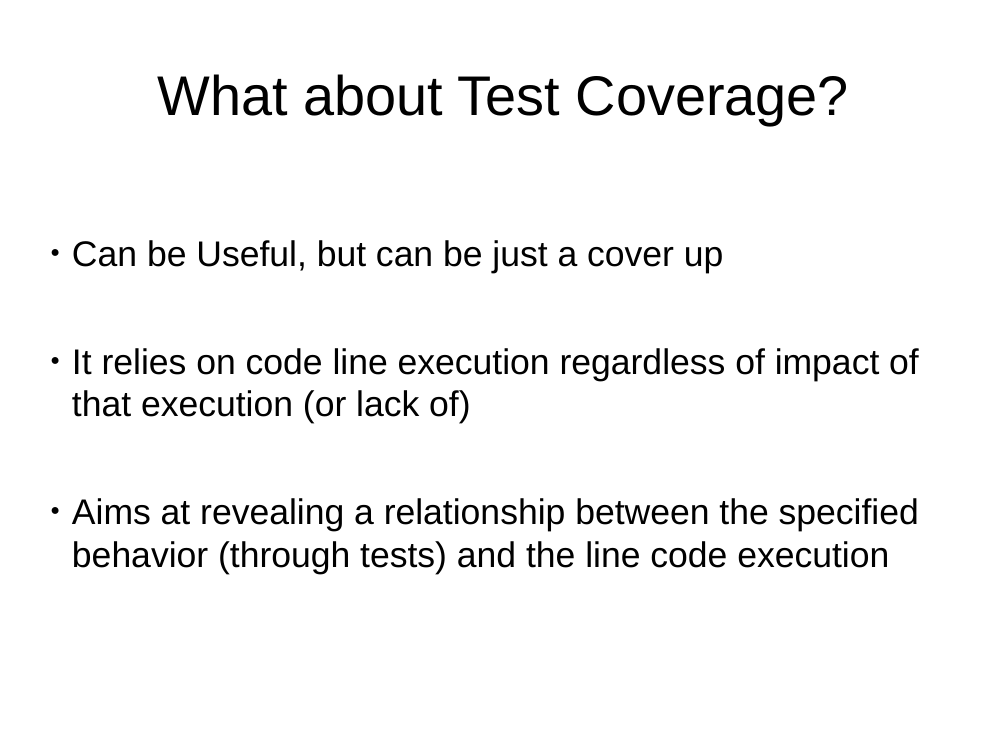
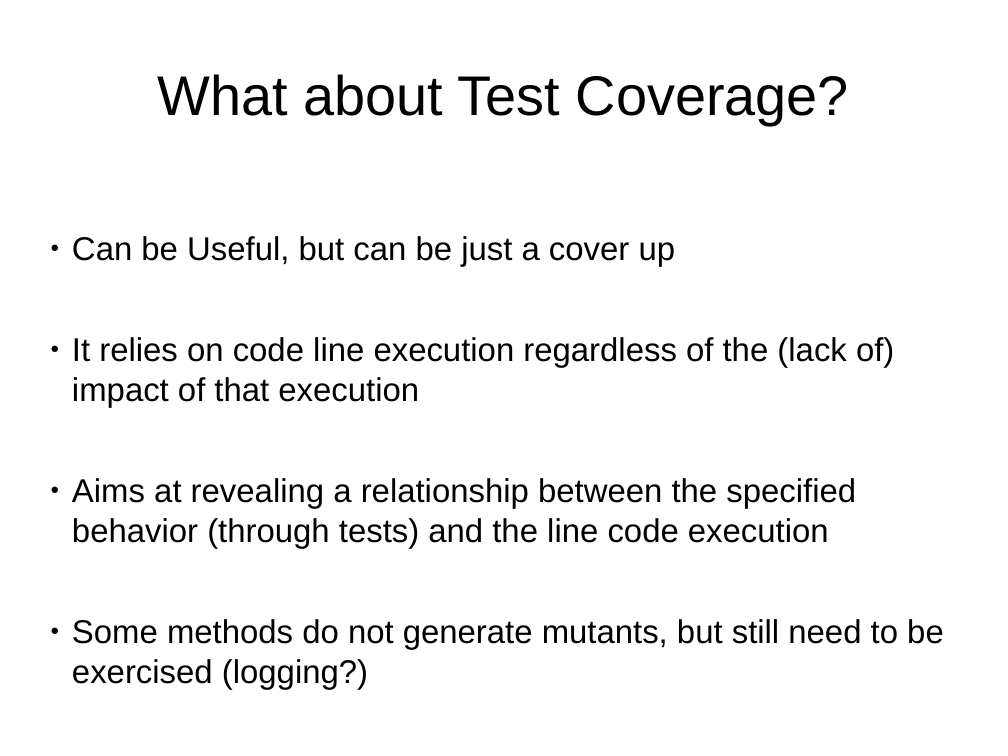
Before and after one commit to wesamhaboush/mutation-testing, a slide deck: slide 9 of pres.odp (slide 4 before the commit). Drawn at 1008x756 pixels with LibreOffice and Linux fonts; fonts in the diff are those of the drawing. Boxes give left, top, right and bottom in pixels: in the first picture for what was removed or moved away, otherwise in the second. Text is boxed around its words. In the diff, an @@ line names an element or a change of style, - is before the commit and + after.

```diff
--- a/pres.odp
+++ b/pres.odp
@@ text at <box>72,236,856,548</box>: size 28 to 25.9 pt in "Can be Useful, but can be just ...", "Aims at revealing a relationship between the ..." @@
@@ text at <box>72,337,894,408</box>: text changed; size 28 to 25.9 pt @@
-● It relies on code line execution regardless of impact of that execution (or lack of)
+● It relies on code line execution regardless of the (lack of) impact of that execution
@@ text at <box>72,619,944,689</box>: paragraph added @@
+● Some methods do not generate mutants, but still need to be exercised (logging?)
```
Also in this commit, not shown: 4 other slides changed, 7 slides added.
